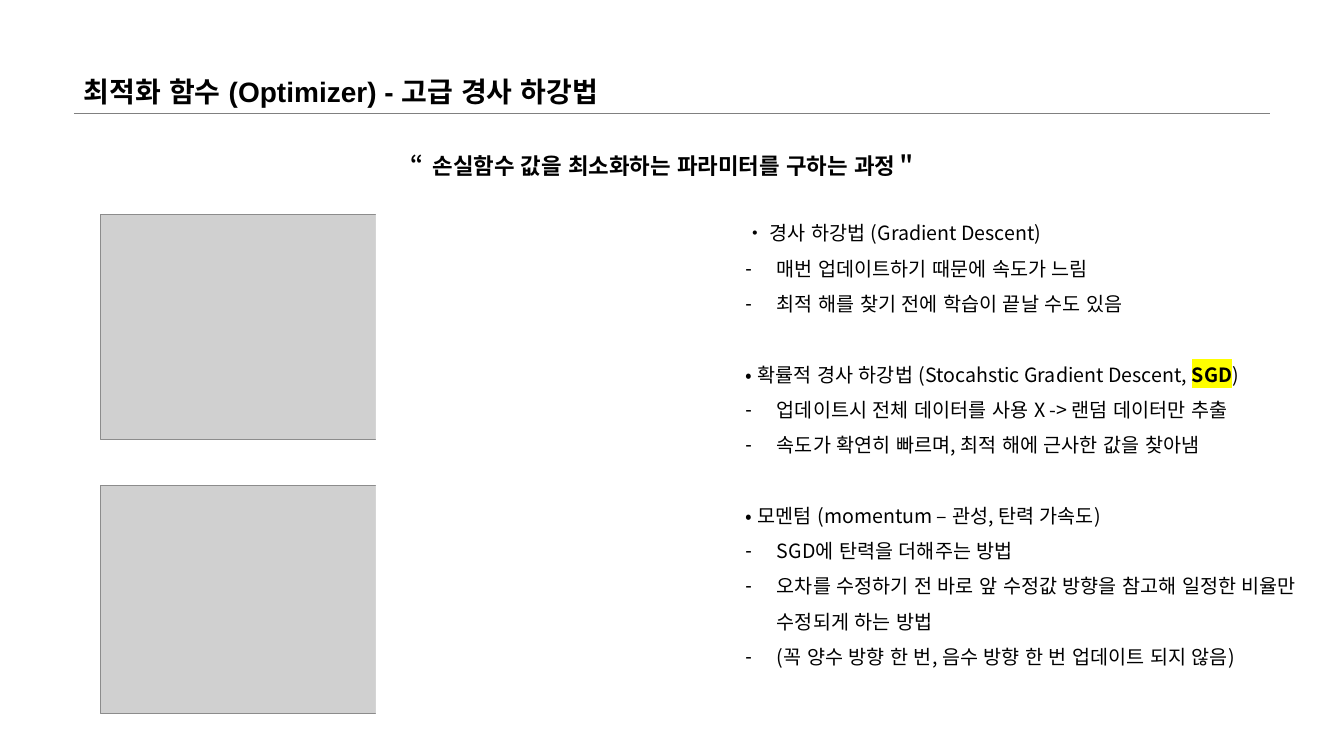
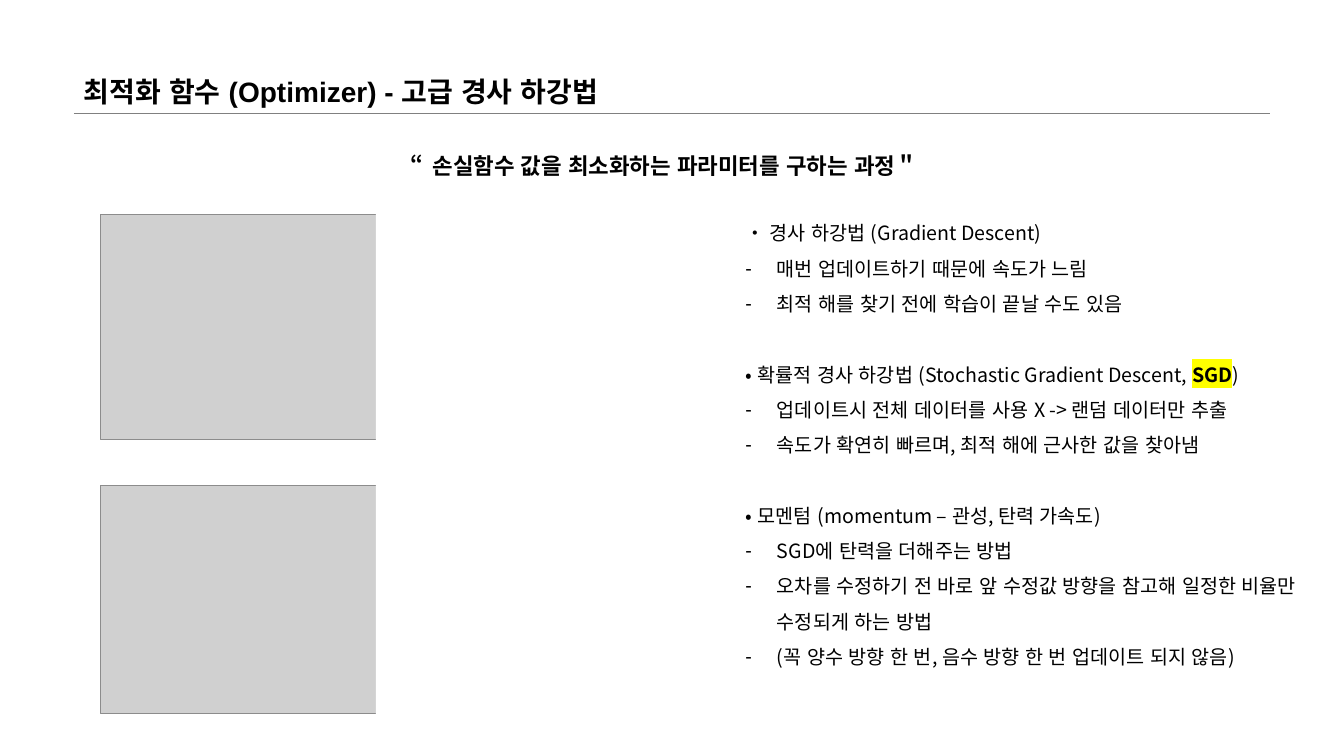
Before and after one commit to jiwon1202/2022_Lab_DeepLearning_Seminar, a slide deck: slide 27 of 2022_DeepLearning/02_seminar_221007/2차 연구실 딥러닝 세미나.pptx. Drawn at 1344x756 pixels with LibreOffice and Linux fonts; fonts in the diff are those of the drawing; grey boxes stand for pictures. Boxes give left, top, right and bottom in pixels: in the first picture for what was removed or moved away, otherwise in the second. Text is boxed around its words. In the diff, an @@ line names an element or a change of style, - is before the commit and + after.

```diff
--- a/2022_DeepLearning/02_seminar_221007/2차 연구실 딥러닝 세미나.pptx
+++ b/2022_DeepLearning/02_seminar_221007/2차 연구실 딥러닝 세미나.pptx
@@ text at [758, 361, 1239, 387]: text changed @@
-• 확률적 경사 하강법 (Stocahstic Gradient Descent, SGD)
+• 확률적 경사 하강법 (Stochastic Gradient Descent, SGD)
```
Also in this commit, not shown: 1 other slide changed.
